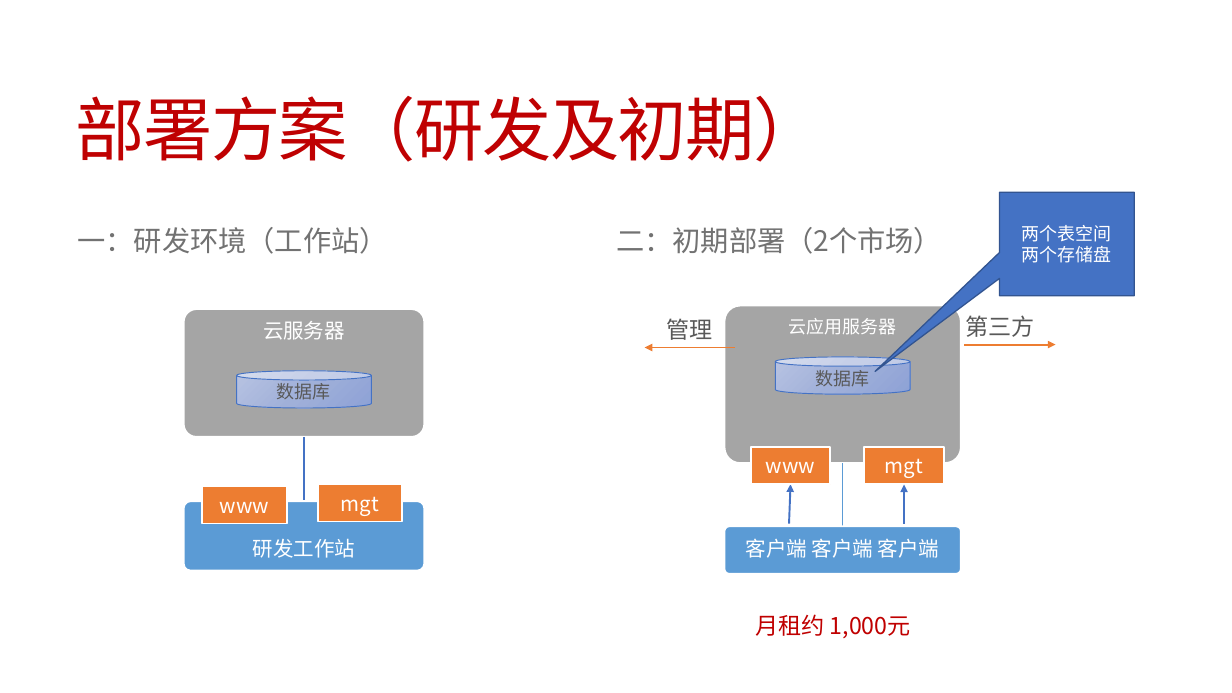
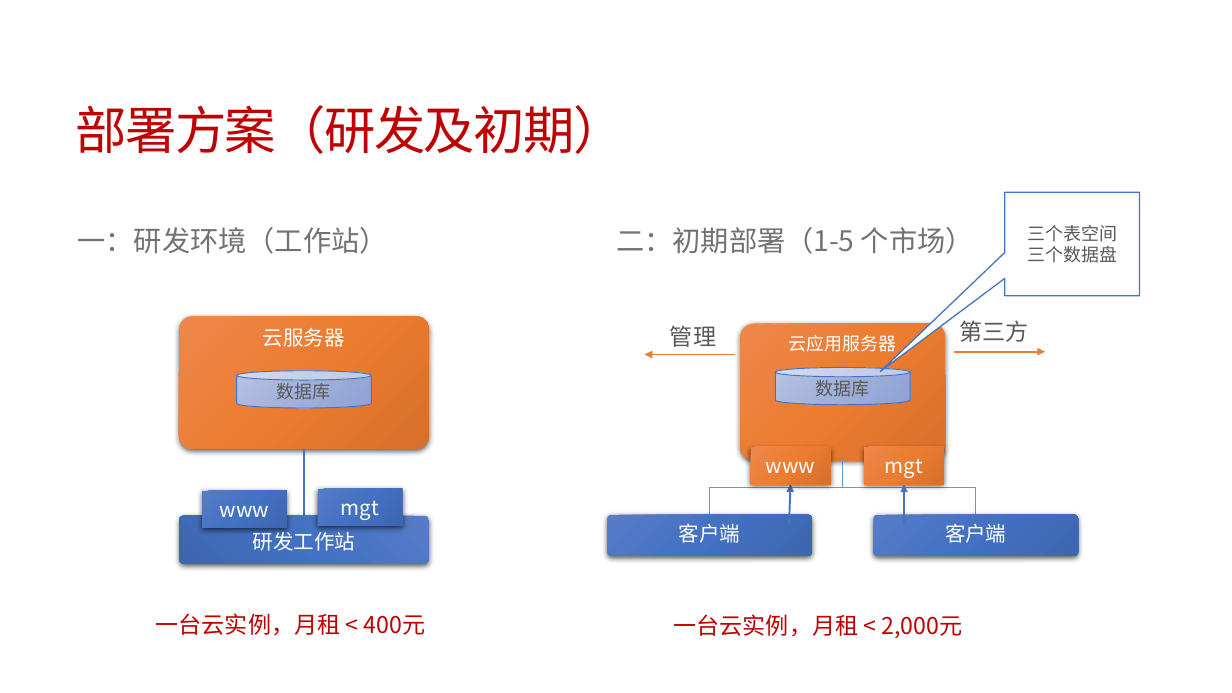
Before and after one commit to jzgi/chainsmart, a slide deck: slide 14 of Docs/品链供销平台.pptx. Drawn at 1232x693 pixels with LibreOffice and Linux fonts; fonts in the diff are those of the drawing. Boxes give left, top, right and bottom in pixels: in the first picture for what was removed or moved away, otherwise in the second. Text is boxed around its words. In the diff, an @@ line names an element or a change of style, - is before the commit and + after.

```diff
--- a/Docs/品链供销平台.pptx
+++ b/Docs/品链供销平台.pptx
@@ title "部署方案（研发及初期）" at (76,105,625,154): size 54 to 40 pt @@
@@ speech box "三个表空间": place and size @@
-speech box "三个表空间" at (1000,192,1135,296)
+speech box "三个表空间" at (1005,192,1140,296)
@@ speech box "三个表空间" at (1005,192,1140,296): fill #4472C4 to #FFFFFF; outline #325491 1 pt to #4472C4 1 pt @@
@@ text at (616,227,974,254): text changed @@
-二：初期部署（2个市场）
+二：初期部署（1-5 个市场）
@@ text in speech box at (1027,225,1117,263): text changed; text colour #FFFFFF to #595959 @@
-两个表空间
-两个存储盘
+三个表空间
+三个数据盘
@@ rounded rectangle: place and size @@
-rounded rectangle at (184,309,425,436)
+rounded rectangle at (179,316,429,449)
@@ rounded rectangle at (179,316,429,449): fill #A5A5A5 to gradient #EE874C to #ED7D31 to #D7702A; outline #FFFFFF 1.5 pt to none; shadow on @@
@@ text "云服务器": place and size @@
-text "云服务器" at (263,321,345,340)
+text "云服务器" at (263,328,345,347)
@@ text "管理": place and size @@
-text "管理" at (666,318,712,340)
+text "管理" at (670,325,716,347)
@@ rounded rectangle at (740,323,945,460): fill #A5A5A5 to gradient #EE874C to #ED7D31 to #D7702A; outline #FFFFFF 1.5 pt to none; shadow on @@
@@ rounded rectangle: place and size @@
-rounded rectangle at (725,306,961,464)
+rounded rectangle at (740,323,945,460)
@@ text "云应用服务器" rewrapped from (789,318,897,334) to (789,335,897,356) @@
@@ text "第三方": place and size @@
-text "第三方" at (965,315,1034,337)
+text "第三方" at (960,320,1029,342)
@@ 2 rectangles, 1 arrow: place and size @@
-2 rectangles, 1 arrow at (202,348,736,523)
+2 rectangles, 1 arrow at (202,355,736,528)
@@ arrow moved from (964, 345) - (1055, 345) to (954, 352) - (1045, 352) @@
@@ cylinder "数据库": place and size @@
-cylinder "数据库" at (775,357,910,394)
+cylinder "数据库" at (775,368,910,405)
@@ freeform shape: place and size @@
-freeform shape at (299,437,309,501)
+freeform shape at (299,449,309,516)
@@ rectangle "www" at (750,447,830,484): fill #ED7D31 to gradient #EE874C to #ED7D31 to #D7702A; outline #FFFFFF 1.5 pt to none; shadow on @@
@@ rectangle "mgt" at (864,447,944,484): fill #ED7D31 to gradient #EE874C to #ED7D31 to #D7702A; outline #FFFFFF 1.5 pt to none; shadow on @@
@@ freeform shape added at (710,460,843,515), outline #5B9BD5 1 pt @@
@@ freeform shape: place and size @@
-freeform shape at (838,463,848,526)
+freeform shape at (843,460,976,515)
@@ rectangle "www" at (202,491,287,528): fill #ED7D31 to gradient #587DC8 to #4472C4 to #3D66B0; outline #FFFFFF 1.5 pt to none; shadow on @@
@@ rectangle "mgt" at (318,489,402,526): fill #ED7D31 to gradient #587DC8 to #4472C4 to #3D66B0; outline #FFFFFF 1.5 pt to none; shadow on @@
@@ rounded rectangle at (179,516,429,564): fill #5B9BD5 to gradient #587DC8 to #4472C4 to #3D66B0; outline #FFFFFF 1.5 pt to none; shadow on; mirrored; rotation 0 to 180 degrees @@
@@ text "研发工作站": place and size @@
-text "研发工作站" at (253,539,355,558)
+text "研发工作站" at (253,529,355,551)
@@ rounded rectangle added at (607,515,812,556), fill gradient #587DC8 to #4472C4 to #3D66B0 @@
@@ text added at (679,524,740,543), 16 pt, text #FFFFFF @@
+客户端
@@ rounded rectangle: place and size @@
-rounded rectangle at (725,527,961,575)
+rounded rectangle at (873,515,1079,556)
@@ rounded rectangle at (873,515,1079,556): fill #5B9BD5 to gradient #587DC8 to #4472C4 to #3D66B0; outline #FFFFFF 1.5 pt to none; shadow on @@
@@ text at (945,524,1006,543): text changed @@
-客户端 客户端 客户端
+客户端
@@ text added at (156,613,426,636), 18 pt, text #C00000 @@
+一台云实例，月租 < 400元
@@ text at (674,614,962,638): text changed @@
-月租约 1,000元
+一台云实例，月租 < 2,000元
```
Also in this commit, not shown: 1 other slide changed, 1 slide added, 23 other files.
